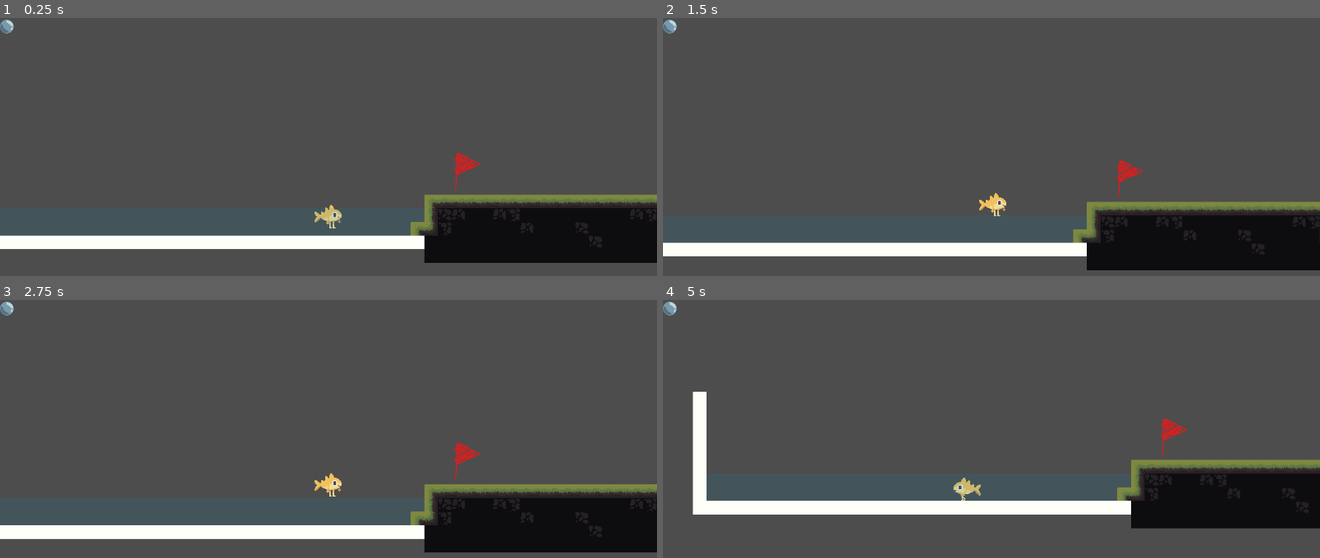
Above: before the commit, frames 1-4 (two rows, left to right).
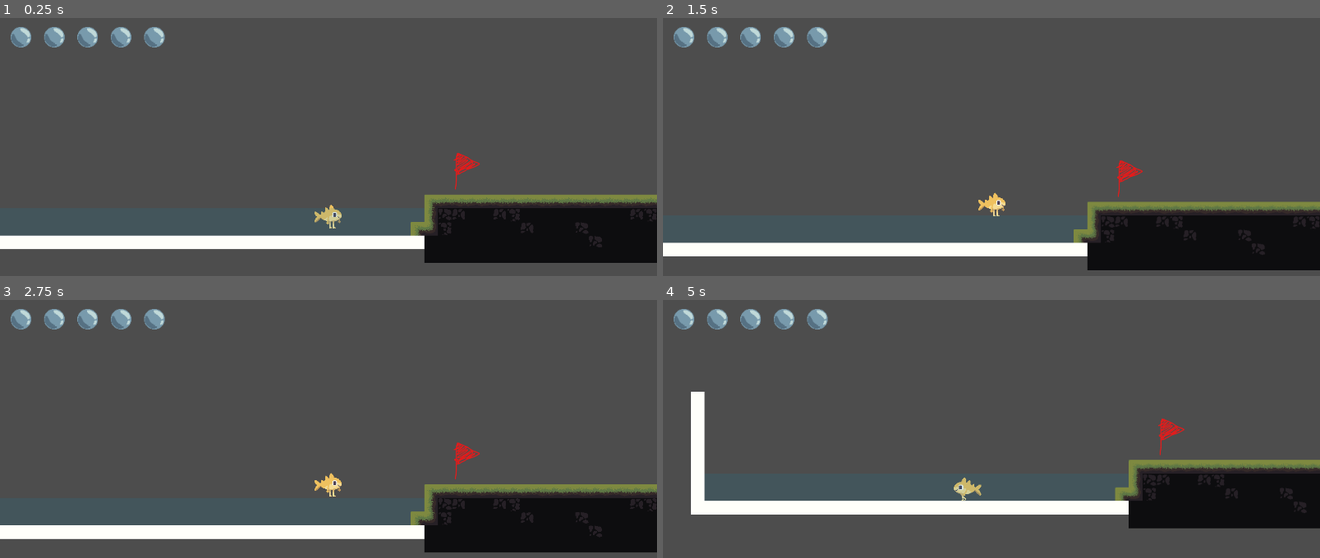
Above: after the commit, the same moments.

Repository: RadiatingDucks/between-breaths-game
Game: Godot game, scene res://Scenes/level_1.tscn
Two runs of this game, one before a commit and one after it. Both use one fixed random seed, a clock stepped at 60 frames per second and the inputs below. The engine's default icon, where the game draws it, is replaced by a stand-in: a white triangle on a blue panel in a dark square.
Inputs:
- Up to frame 1 (0.25 s): no input
- Up to frame 2 (1.5 s): hold R 0.53-1.28 s; hold D (move_right) from 0.53 s (still down); tap W (jump) at 0.77 s; tap Enter at 1.25 s; tap R at 1.35 s
- Up to frame 3 (2.75 s): tap W (jump) at 1.52 s; release D (move_right) at 2.03 s; hold A (move_left) from 2.03 s (still down); hold R from 2.03 s (still down)
- Up to frame 4 (5 s): tap Space at 2.75 s; release A (move_left) at 2.78 s; release R at 2.78 s; hold D (move_right) 2.78-4.28 s; tap R at 2.85, 4.35 s; tap W (jump) at 3.02, 3.77, 4.52 s; hold R 3.53-4.28 s; tap Enter at 4.25 s; hold A (move_left) from 4.28 s (still down)

The runs differ from the first frame. In frame 1, 1.1% of the frame differs, in the area x 0-26%, y 0-12%; in frame 2, 1.2%; in frame 3, 1.1%; in frame 4, 2.1%, in the area x 0-100%, y 0-89%.

Commit message:
made bubble(timer)

Diff:
--- a/godot-game-between-breaths/Scenes/level_1.tscn
+++ b/godot-game-between-breaths/Scenes/level_1.tscn
@@ -146,9 +146,12 @@
 [node name="UI" type="CanvasLayer" parent="."]
 
 [node name="bubbleUI" type="HBoxContainer" parent="UI"]
-custom_minimum_size = Vector2(150, 40)
-offset_right = 40.0
-offset_bottom = 40.0
+custom_minimum_size = Vector2(200, 60)
+offset_left = 25.0
+offset_right = 265.0
+offset_bottom = 60.0
+scale = Vector2(1.5, 1.5)
+theme_override_constants/separation = 20
 
 [node name="TextureRect" type="TextureRect" parent="UI/bubbleUI"]
 layout_mode = 2
@@ -157,15 +160,23 @@
 
 [node name="TextureRect2" type="TextureRect" parent="UI/bubbleUI"]
 layout_mode = 2
+texture = ExtResource("7_lsmp6")
+stretch_mode = 3
 
 [node name="TextureRect3" type="TextureRect" parent="UI/bubbleUI"]
 layout_mode = 2
+texture = ExtResource("7_lsmp6")
+stretch_mode = 3
 
 [node name="TextureRect4" type="TextureRect" parent="UI/bubbleUI"]
 layout_mode = 2
+texture = ExtResource("7_lsmp6")
+stretch_mode = 3
 
 [node name="TextureRect5" type="TextureRect" parent="UI/bubbleUI"]
 layout_mode = 2
+texture = ExtResource("7_lsmp6")
+stretch_mode = 3
 
 [node name="TileMap2" type="TileMap" parent="."]
 tile_set = SubResource("TileSet_chwpn")
--- a/godot-game-between-breaths/Scripts/mango_character_script.gd
+++ b/godot-game-between-breaths/Scripts/mango_character_script.gd
@@ -19,17 +19,25 @@
 @onready var animation_player: AnimationPlayer = $AnimationPlayer
 
 @onready var anchor: Node2D = $Anchor
+
 @onready var collision_shape : CollisionShape2D = $CollisionShape2D
+
+@onready var bubble_ui = get_node("../UI/bubbleUI")
+
+@onready var water_timer := $time_out_water
+
+
 
 const SPEED = 350.0
 const JUMP_VELOCITY = -600.0
 
 var start_position = Vector2(0,0)
 var water_contact_count = 0
-
+var total_bubbles := 5
+var max_time := 5.0
 
 func _physics_process(delta: float) -> void:
-
+	update_bubbles()
 	match state:
 		STATES.MOVE:
 
@@ -48,6 +56,9 @@
 			# As good practice, you should replace UI actions with custom gameplay actions.
 			var direction := Input.get_axis("move_left", "move_right")
 
+			var was_on_floor = is_on_floor()
+			move_and_slide()
+
 			if direction == 0:
 				apply_friction(delta)
 				animation_player.play("idle")
@@ -60,11 +71,8 @@
 			if not is_on_floor():
 				animation_player.play("jump")
 
-			var was_on_floor = is_on_floor()
-			move_and_slide()
-
 			if was_on_floor and not is_on_floor() and velocity.y > 0:
-				coyote_time = 0.25
+				coyote_time = 0.30
 
 func accelerate_x(horizontal_direction: float, delta: float) -> void:
 	var acceleration_amount = acceleration
@@ -84,10 +92,6 @@
 			velocity.y += down_gravity * delta
 	pass
 
-
-
-
-
 	if Input.is_key_pressed(KEY_R):
 		get_tree().reload_current_scene()
 
@@ -96,6 +100,10 @@
 
 func died() -> void:
 	position = Global.checkpoint
+
+
+func _on_time_out_water_timeout() -> void:
+	died()
 
 
 func _on_water_detector_body_shape_entered(_body_rid: RID, body: Node2D, _body_shape_index: int, _local_shape_index: int) -> void:
@@ -107,15 +115,23 @@
 			died()
 
 
-
-func _on_time_out_water_timeout() -> void:
-	died()
-
-
-
 func _on_water_detector_body_shape_exited(_body_rid: RID, body: Node2D, _body_shape_index: int, _local_shape_index: int) -> void:
 	if body.name == "water":
 		water_contact_count -= 1
 		if water_contact_count <= 0:
 			water_contact_count = 0  # Safety: prevent negative
 			$time_out_water.start()
+
+
+func update_bubbles():
+	if water_timer.is_stopped():
+		# In water = hide all bubbles
+		for bubble in bubble_ui.get_children():
+			bubble.visible = true
+	else:
+		# Out of water = show bubbles depending on time left
+		var time_left = water_timer.time_left
+		var bubbles_to_show = int(ceil((time_left / max_time) * total_bubbles))
+
+		for i in range(total_bubbles):
+			bubble_ui.get_child(i).visible = i < bubbles_to_show
--- a/godot-game-between-breaths/prefabs/mango.tscn
+++ b/godot-game-between-breaths/prefabs/mango.tscn
@@ -4,7 +4,7 @@
 [ext_resource type="Texture2D" uid="uid://cwsn3utno3k8b" path="res://pictures/mango_runJumpidle.png" id="2_7aa1i"]
 
 [sub_resource type="RectangleShape2D" id="RectangleShape2D_7p6j4"]
-size = Vector2(13.6667, 20)
+size = Vector2(17.3333, 20)
 
 [sub_resource type="RectangleShape2D" id="RectangleShape2D_7aa1i"]
 size = Vector2(13.6667, 20)
@@ -45,6 +45,7 @@
 
 [sub_resource type="Animation" id="Animation_613gq"]
 resource_name = "jump"
+loop_mode = 1
 step = 0.1
 tracks/0/type = "value"
 tracks/0/imported = false
@@ -87,6 +88,7 @@
 [node name="mango" type="CharacterBody2D"]
 scale = Vector2(2, 2)
 script = ExtResource("1_7aa1i")
+friction = 1300
 metadata/_edit_group_ = true
 
 [node name="Anchor" type="Node2D" parent="."]
@@ -99,7 +101,7 @@
 hframes = 15
 
 [node name="CollisionShape2D" type="CollisionShape2D" parent="."]
-position = Vector2(4.75, 0)
+position = Vector2(3, 0)
 scale = Vector2(1.5, 1.5)
 shape = SubResource("RectangleShape2D_7p6j4")
 
